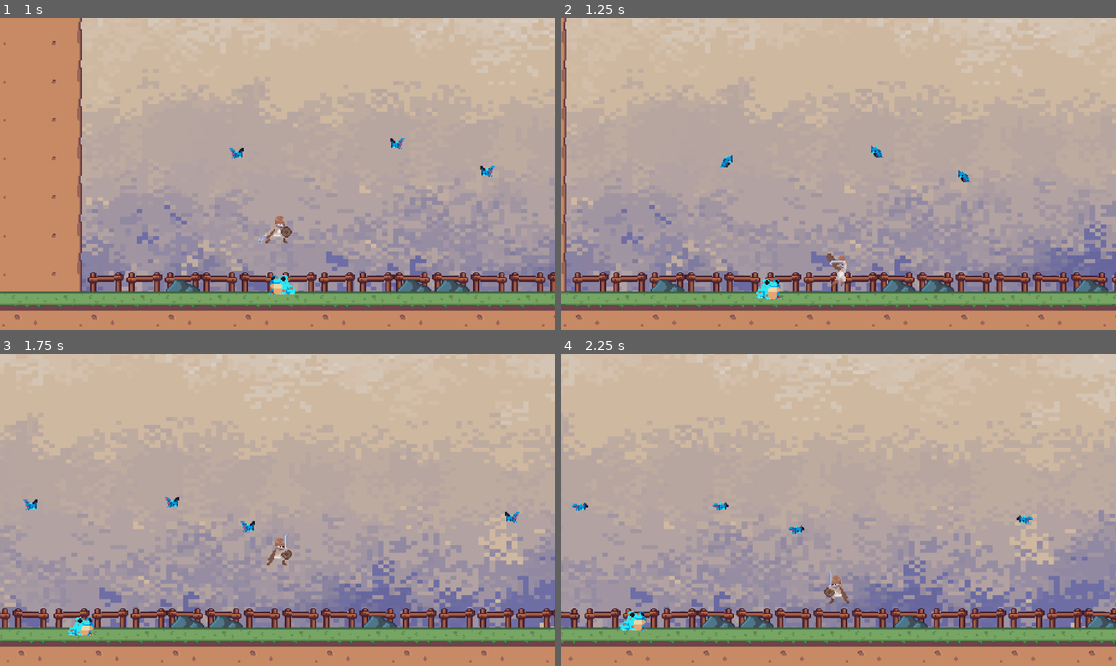
Above: before the commit, frames 1-4 (two rows, left to right).
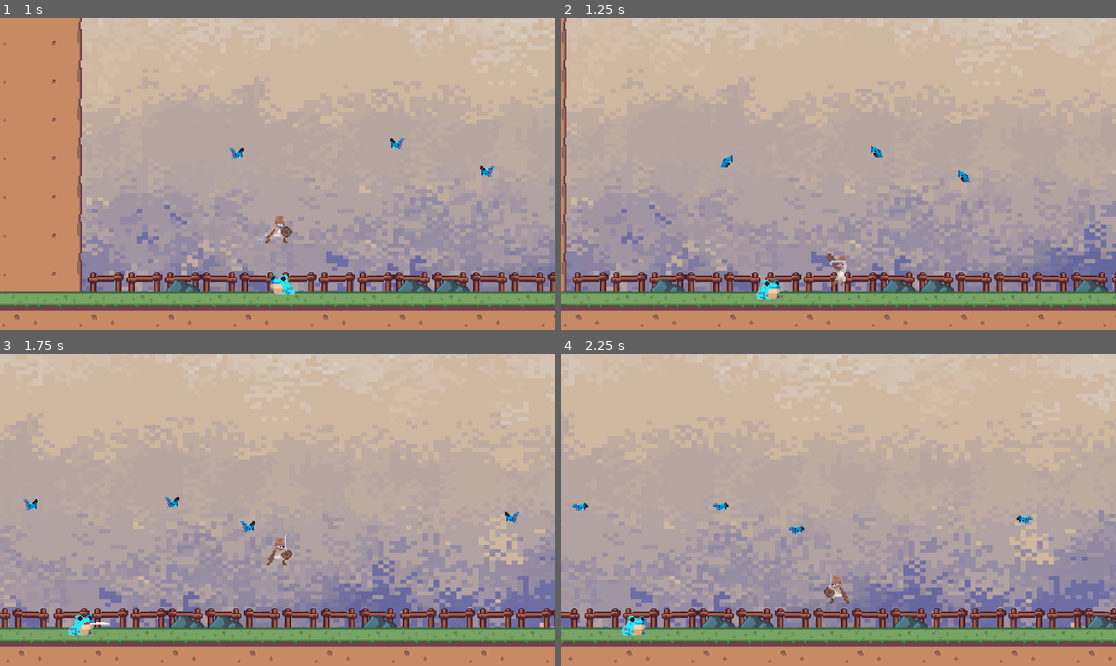
Above: after the commit, the same moments.

Repository: undeadskeleton/devworm_project
Game: Godot game, scene res://scene/stage_lvl.tscn
Same seed, same stepped clock (60 frames per second), same inputs: the game is played once before the commit and once after it.
Inputs (mouse positions are in pixels of both pictures, inside the frame that each line leads up to):
- Up to frame 1 (1 s): move the mouse to (399, 158) at 0.52 s; hold D (right) from 0.53 s (still down); click (399, 158) at 0.6 s; tap Space (jump) at 0.77 s
- Up to frame 2 (1.25 s): keep holding D (right)
- Up to frame 3 (1.75 s): keep holding D (right); move the mouse to (166, 525) at 1.27 s; right-click (166, 525) at 1.35 s; tap Space (jump) at 1.52 s
- Up to frame 4 (2.25 s): move the mouse to (894, 441) at 2.02 s; release D (right) at 2.03 s; hold A (left) from 2.03 s (still down); click (894, 441) at 2.1 s

Frame 1 is identical in both runs. In frame 2, 0.1% of the frame differs, in the area x 35-40%, y 83-91%; in frame 3, 0.1%; in frame 4, 0.3%, in the area x 10-16%, y 82-91%.

Commit message:
combact system working

Diff:
--- a/scene/toxic_frog.gd
+++ b/scene/toxic_frog.gd
@@ -1,10 +1,10 @@
 extends CharacterBody2D
-
+class_name FrogEnemy
 var health = 80
 
 var speed = 40
 @onready var animatedsprite = $AnimatedSprite2D
-var damage_to_deal : int = 20
+var damage_to_deal : int = 40
 var dir : Vector2
 var is_chasing : bool
 
@@ -35,6 +35,12 @@
 	move(delta)
 	handle_animation()
 
+	if GlobalScript.playerAlive:
+		is_chasing = true
+	elif !GlobalScript.playerAlive:
+		is_chasing = false
+
+
 func move(delta):
 	if !dead:
 		is_roaming = true
@@ -64,6 +70,10 @@
 		animatedsprite.play("hurt")
 		await get_tree().create_timer(0.4).timeout
 		is_taking_damage = false
+	elif is_attacking:
+		animatedsprite.play("attack")
+		await get_tree().create_timer(1).timeout
+		is_attacking = false
 
 
 func _on_direction_timer_timeout():
@@ -87,3 +97,10 @@
 	if !dead:
 		health -= damage
 		print("current health : ",health)
+
+
+
+func _on_frog_damage_zone_body_entered(body):
+	if body == GlobalScript.playerBody:
+		is_attacking = true
+		GlobalScript.frogDamage = damage_to_deal
--- a/scene/toxic_frog.tscn
+++ b/scene/toxic_frog.tscn
@@ -276,7 +276,7 @@
 radius = 12.0
 
 [sub_resource type="CircleShape2D" id="CircleShape2D_lweuv"]
-radius = 11.0
+radius = 20.0
 
 [node name="toxicFrog" type="CharacterBody2D"]
 script = ExtResource("1_ch0sj")
@@ -306,3 +306,4 @@
 
 [connection signal="timeout" from="DirectionTimer" to="." method="_on_direction_timer_timeout"]
 [connection signal="area_entered" from="frogHitBox" to="." method="_on_frog_hit_box_area_entered"]
+[connection signal="body_entered" from="frogDamageZone" to="." method="_on_frog_damage_zone_body_entered"]
--- a/scripts/player.gd
+++ b/scripts/player.gd
@@ -10,7 +10,7 @@
 var current_attack :bool
 var attack_type : String
 var weapon_ready : bool
-var health : int = 10000
+var health : int = 200
 var is_alive : bool
 var is_allowed_to_take_damage : bool
 var damage : int
@@ -64,6 +64,8 @@
 		var hitbox = area_hitbox.front()
 		if hitbox.get_parent() is Batenemy:
 			damage = GlobalScript.batDamage
+		elif hitbox.get_parent() is FrogEnemy:
+			damage = GlobalScript.frogDamage
 
 	if is_allowed_to_take_damage:
 		take_damage(damage)
